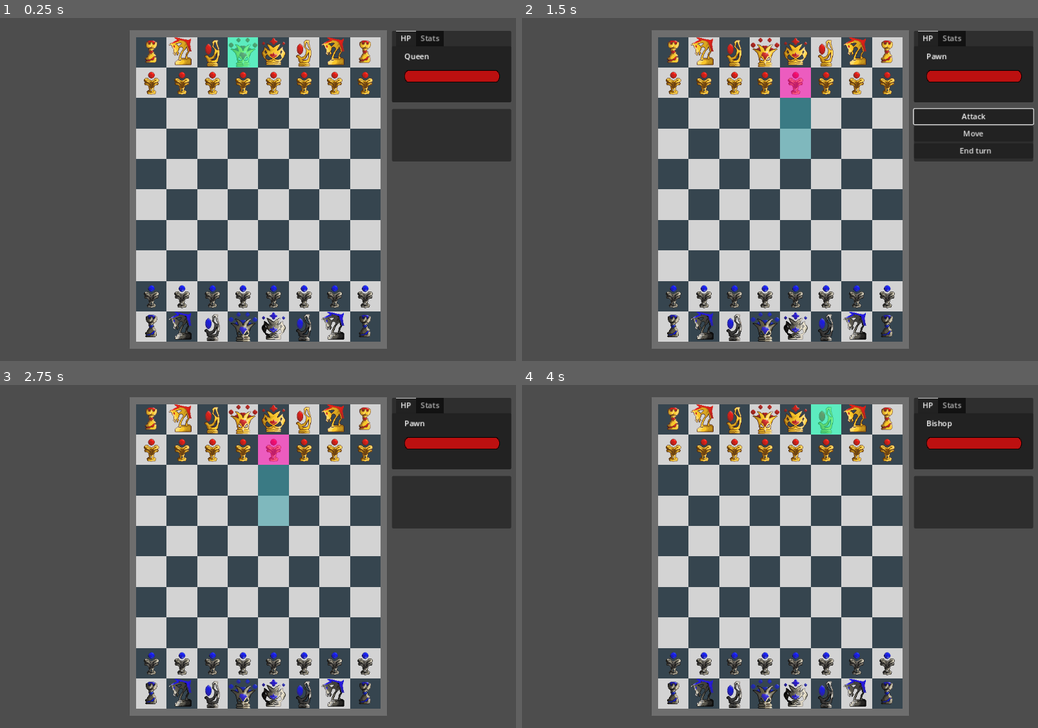
Above: before the commit, frames 1-4 (two rows, left to right).
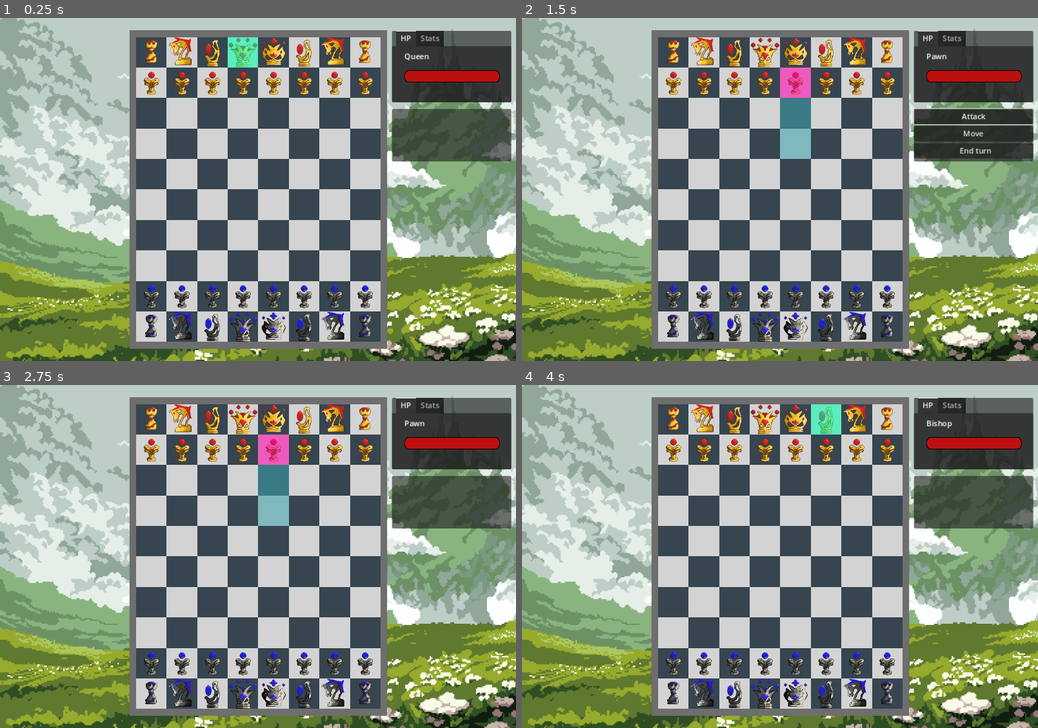
Above: after the commit, the same moments.

Repository: Yeeloman/Chessmania
Game: Godot game, scene res://scenes/main.tscn
Two runs of this game, one before a commit and one after it. Both use one fixed random seed, a clock stepped at 60 frames per second and the inputs below.
Inputs:
- Up to frame 1 (0.25 s): no input
- Up to frame 2 (1.5 s): tap Enter at 0.5 s; hold Right (right) 0.53-1.28 s; tap E (move) at 0.6 s; tap Space at 1.25 s; hold Down (down) from 1.28 s (still down); tap Q (make_active) at 1.35 s
- Up to frame 3 (2.75 s): tap E (move) at 1.55 s; release Down (down) at 2 s; click "Move" at 2 s
- Up to frame 4 (4 s): tap Enter at 2.75 s; hold Right (right) 2.78-3.53 s; tap W (make_passive) at 2.85 s; tap E (move) at 3.05, 3.6 s; tap Space at 3.5 s; hold Up (ui_up) from 3.53 s (still down)

The runs differ from the first frame. In frame 1, 50% of the frame differs, in the area x 0-100%, y 0-100%; in frame 2, 47%; in frame 3, 50%; in frame 4, 50%.

Commit message:
add background

Diff:
--- a/Chessmania/scenes/main.tscn
+++ b/Chessmania/scenes/main.tscn
@@ -1,6 +1,7 @@
-[gd_scene load_steps=2 format=3 uid="uid://cpkxfnet3q22v"]
+[gd_scene load_steps=3 format=3 uid="uid://cpkxfnet3q22v"]
 
 [ext_resource type="Script" path="res://scenes/scripts/main.gd" id="1_xix4n"]
+[ext_resource type="Texture2D" uid="uid://dxw100gdy0hnu" path="res://assets/background.jpg" id="2_glwoj"]
 
 [node name="main" type="Control"]
 layout_mode = 3
@@ -16,6 +17,13 @@
 grow_horizontal = 2
 grow_vertical = 2
 script = ExtResource("1_xix4n")
+
+[node name="background" type="TextureRect" parent="."]
+layout_mode = 0
+offset_right = 1366.0
+offset_bottom = 768.0
+texture = ExtResource("2_glwoj")
+stretch_mode = 5
 
 [node name="chess_container" type="PanelContainer" parent="."]
 layout_mode = 1
--- a/Chessmania/scenes/scripts/action_menu.gd
+++ b/Chessmania/scenes/scripts/action_menu.gd
@@ -43,7 +43,7 @@
 
 
 func _on_move_action_pressed():
-	Signals.emit_signal('move_pressed')
+	#Signals.emit_signal('move_pressed')
 	GV.is_focus = false
 	self.hide()
 	pass # Replace with function body.
--- /dev/null
+++ b/Chessmania/themes/display_theme.tres
@@ -0,0 +1,3 @@
+[gd_resource type="Theme" format=3 uid="uid://t44ii6vgr12t"]
+
+[resource]
Binary file added: Chessmania/assets/background.jpg
Not shown, added: Chessmania/assets/background.jpg.import
